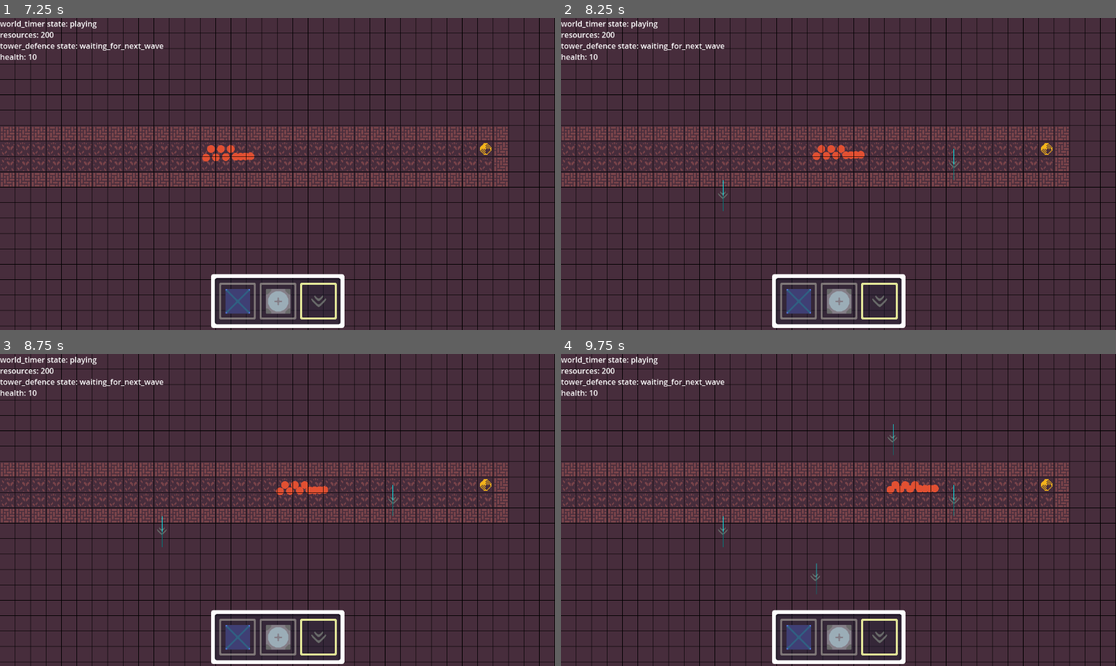
Above: before the commit, frames 1-4 (two rows, left to right).
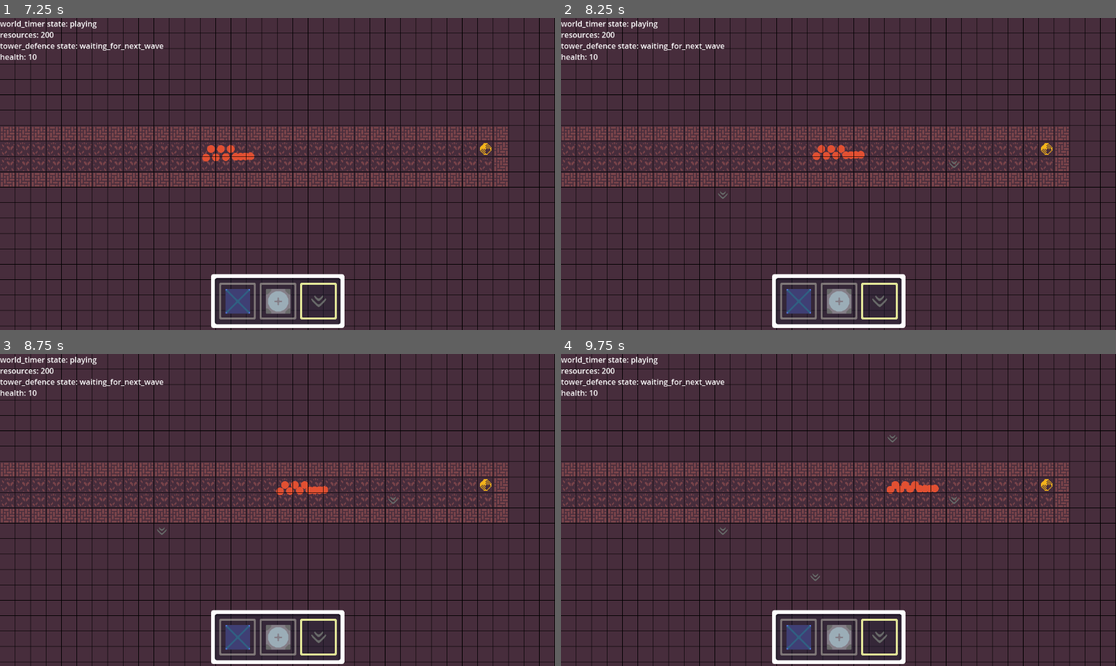
Above: after the commit, the same moments.

Repository: JeppeLindberg/Factory_tower_defence
Game: Godot game, scene res://scenes/main_scene.tscn
The game is run twice, just before and just after one commit, with the same random seed, the same clock (stepped at 60 frames per second) and the same inputs.
Inputs (mouse positions are in pixels of both pictures, inside the frame that each line leads up to):
- Up to frame 1 (7.25 s): click (238, 301) at 0.5 s; click (277, 301) at 1.27 s; click (316, 301) at 2.02 s; click (238, 301) at 2.75 s; click (277, 301) at 3.52 s; click (316, 301) at 4.27 s; click (238, 301) at 5 s; click (277, 301) at 5.77 s; click (316, 301) at 6.52 s
- Up to frame 2 (8.25 s): move the mouse to (960, 158) at 7.27 s; click (960, 158) at 7.42 s; move the mouse to (727, 189) at 8.02 s; click (727, 189) at 8.17 s
- Up to frame 3 (8.75 s): no input
- Up to frame 4 (9.75 s): move the mouse to (894, 441) at 8.77 s; click (894, 441) at 8.92 s; move the mouse to (810, 572) at 9.52 s; click (810, 572) at 9.67 s

Frame 1 is identical in both runs. In frame 2, less than 0.1% of the frame differs, in the area x 29-71%, y 41-62%; in frame 3, less than 0.1%; in frame 4, less than 0.1%, in the area x 29-71%, y 22-78%.

Commit message:
merge paths, connect to containers

Diff:
--- a/prefabs/container.tscn
+++ /dev/null
@@ -1,3 +0,0 @@
-[gd_scene format=3 uid="uid://cmbo13ptrvo80"]
-
-[node name="container" type="Node2D"]
--- a/prefabs/path.tscn
+++ /dev/null
@@ -1,6 +0,0 @@
-[gd_scene load_steps=2 format=3 uid="uid://balx2x0r8117f"]
-
-[sub_resource type="Curve2D" id="Curve2D_ygq6l"]
-
-[node name="path" type="Path2D"]
-curve = SubResource("Curve2D_ygq6l")
--- /dev/null
+++ b/prefabs/path/container.tscn
@@ -0,0 +1,6 @@
+[gd_scene load_steps=2 format=3 uid="uid://cmbo13ptrvo80"]
+
+[ext_resource type="Script" path="res://scripts/path/container.gd" id="1_mkk4h"]
+
+[node name="container" type="Node2D"]
+script = ExtResource("1_mkk4h")
--- /dev/null
+++ b/prefabs/path/conveyor.tscn
@@ -0,0 +1,6 @@
+[gd_scene load_steps=2 format=3 uid="uid://cw2ya87k1b81b"]
+
+[ext_resource type="Script" path="res://scripts/path/conveyor.gd" id="1_hww7t"]
+
+[node name="conveyor" type="Node2D"]
+script = ExtResource("1_hww7t")
--- /dev/null
+++ b/prefabs/path/path.tscn
@@ -0,0 +1,9 @@
+[gd_scene load_steps=3 format=3 uid="uid://balx2x0r8117f"]
+
+[ext_resource type="Script" path="res://scripts/path/path.gd" id="1_2ajir"]
+
+[sub_resource type="Curve2D" id="Curve2D_ygq6l"]
+
+[node name="path" type="Path2D"]
+curve = SubResource("Curve2D_ygq6l")
+script = ExtResource("1_2ajir")
--- a/scenes/main_scene.tscn
+++ b/scenes/main_scene.tscn
@@ -95,8 +95,9 @@
 
 [node name="paths" type="Node2D" parent="terrain"]
 script = ExtResource("11_lqva3")
-new_path_path = "res://prefabs/path.tscn"
-container_path = "res://prefabs/container.tscn"
+new_path_path = "res://prefabs/path/path.tscn"
+container_path = "res://prefabs/path/container.tscn"
+conveyor_path = "res://prefabs/path/conveyor.tscn"
 
 [node name="controller" type="Node2D" parent="."]
 script = ExtResource("1_v354r")
--- a/scripts/building.gd
+++ b/scripts/building.gd
@@ -3,14 +3,14 @@
 var _scene_paths := preload("res://scripts/library/scene_paths.gd").new()
 
 var _main_scene
-var _generic_building
+var generic_building
 
 var building_name
 var footprint
 
 func _ready():
 	_main_scene = get_node(_scene_paths.MAIN_SCENE)
-	_generic_building = get_node("generic_building")
+	generic_building = get_node("generic_building")
 
 func initialize(global_pos):
 	global_position = global_pos
--- a/scripts/buildings/resource_container.gd
+++ b/scripts/buildings/resource_container.gd
@@ -17,3 +17,7 @@
 		for y in range(_root_node.footprint.y):
 			var offset = Vector2i(x, y)
 			_paths.create_container(_main_scene.pos_to_cell_coord(_root_node.global_position) + offset, self)
+
+# Set the path that picks from this container
+func add_picker(picker):
+	print("add_picker")
--- a/scripts/buildings/transport/conveyor_belt.gd
+++ b/scripts/buildings/transport/conveyor_belt.gd
@@ -19,10 +19,6 @@
 	var this_coord = _main_scene.pos_to_cell_coord(global_position)
 	var next_coord = _main_scene.pos_to_cell_coord(global_position) + Vector2i.DOWN
 
-	connect_coords(prev_coord, this_coord)
-	connect_coords(this_coord, next_coord)
-
-
-# Connect the conveyor's path with new coordinates in the world
-func connect_coords(from_coord, to_coord):
-	_paths.connect_coords(from_coord, to_coord)
+	_paths.create_conveyor(this_coord, self)
+	_paths.connect_coords(prev_coord, this_coord)
+	_paths.connect_coords(this_coord, next_coord)
--- a/scripts/library/groups.gd
+++ b/scripts/library/groups.gd
@@ -9,3 +9,4 @@
 # Path groups
 const PATH: String = "path"
 const CONTAINER: String = "container"
+const CONVEYOR: String = "conveyor"
--- /dev/null
+++ b/scripts/path/container.gd
@@ -0,0 +1,3 @@
+extends Node2D
+
+var container
--- /dev/null
+++ b/scripts/path/conveyor.gd
@@ -0,0 +1,3 @@
+extends Node2D
+
+var conveyor
--- /dev/null
+++ b/scripts/path/path.gd
@@ -0,0 +1,3 @@
+extends Path2D
+
+var container
--- a/scripts/paths.gd
+++ b/scripts/paths.gd
@@ -5,6 +5,7 @@
 
 @export var new_path_path: String
 @export var container_path: String
+@export var conveyor_path: String
 
 var _main_scene
 var _terrain
@@ -41,80 +42,71 @@
 							container.global_position + Vector2.UP * 5,
 							Color.GREEN)
 
+# Create a node that describes a spot where resources can be deposited or retrieved
+func create_container(coord, container):
+	var new_container = _main_scene.create_node(container_path, self)
+	new_container.add_to_group(_groups.CONTAINER)
+	new_container.global_position = _coord_to_center_pos(coord)
+	new_container.container = container
+
+# Create a node that can transport resources between buildings
+func create_conveyor(coord, conveyor):
+	var new_conveyor = _main_scene.create_node(conveyor_path, self)
+	new_conveyor.add_to_group(_groups.CONVEYOR)
+	new_conveyor.global_position = _coord_to_center_pos(coord)
+	new_conveyor.conveyor = conveyor
 
 # Connect two coordinates with paths. Adapts to whatever situation is happening at the coordinates
 func connect_coords(from_coord, to_coord):
-	var merge_paths = _find_merge_paths(from_coord, to_coord)
-	if merge_paths:
-		_merge_paths(merge_paths[0], merge_paths[1])
+	var from_node = _find_transport_node(from_coord)
+	var to_node = _find_transport_node(to_coord)
+
+	if from_node == null or \
+		to_node == null:
 		return
 
-	var append_path = _find_append_path(from_coord)
-	if append_path:
-		_append_to_path(append_path, to_coord)
-		return
+	var new_path = _create_path(from_coord, to_coord)
 
-	var from_info = _terrain.get_cell(from_coord)
-	if from_info["building"] == null:
-		_start_new_path(from_coord, to_coord)
-		return
+	if from_node.is_in_group(_groups.CONTAINER):
+		from_node.container.add_picker(new_path)
+		new_path.container = from_node.container
 
-# Create a node that describes a spot where resources can be deposited or retrieved
-func create_container(coord, _container):
-	var new_container = _main_scene.create_node(container_path, self)
-	new_container.add_to_group(_groups.CONTAINER)
-	new_container.global_position = _coord_to_center_pos(coord)
+	_merge_all_paths()
 
-# Find a path that can be appended to from the current coordinate
-func _find_append_path(last_coord):
-	var last_pos = _coord_to_center_pos(last_coord)
+# Merge all paths in the system
+func _merge_all_paths():
+	var repeat = true
 
-	for path in _main_scene.get_children_in_group(self, _groups.PATH):
-		var last_point_index = path.curve.point_count - 1
-		if path.curve.get_point_position(last_point_index) == last_pos:
-			return path
+	while repeat:
+		repeat = false
 
-	return null
+		for path_end in _main_scene.get_children_in_group(self, _groups.PATH):
+			if repeat:
+				break
 
-# Find paths that can be merged with the coming coordinates
-func _find_merge_paths(from_coord, to_coord):
-	var from_pos = _coord_to_center_pos(from_coord)
-	var to_pos = _coord_to_center_pos(to_coord)
+			for path_begin in _main_scene.get_children_in_group(self, _groups.PATH):
+				if repeat:
+					break
 
-	var path_from_match_end = null
-	for path in _main_scene.get_children_in_group(self, _groups.PATH):
-		var last_point_index = path.curve.point_count - 1
-		if path.curve.get_point_position(last_point_index) == from_pos:
-			path_from_match_end = path
+				var end_index = path_end.curve.point_count - 1
+				var begin_index = 0
 
-	if !path_from_match_end:
-		return null
-
-	var path_to_match_begin = null
-	for path in _main_scene.get_children_in_group(self, _groups.PATH):
-		if path.curve.get_point_position(0) == to_pos:
-			path_to_match_begin = path
-
-	if !path_to_match_begin:
-		return null
-
-	return [path_from_match_end, path_to_match_begin]
-
-# Add to an existing path
-func _append_to_path(path, to_coord):
-	var to_pos = _coord_to_center_pos(to_coord)
-
-	path.curve.add_point(to_pos)
+				if path_end.curve.get_point_position(end_index) == path_begin.curve.get_point_position(begin_index):
+					_merge_paths(path_end, path_begin)
+					repeat = true
 
 # Add path_b curve to path_a, and delete path_b
 func _merge_paths(path_a, path_b):
 	for i in range(path_b.curve.point_count):
 		path_a.curve.add_point(path_b.curve.get_point_position(i))
 
+	if path_b.container:
+		path_b.container.add_picker(path_a)
+
 	path_b.queue_free()
 
 # Called when a new path is created, and instantiates it correctly
-func _start_new_path(from_coord, to_coord):
+func _create_path(from_coord, to_coord):
 	var from_pos = _coord_to_center_pos(from_coord)
 	var to_pos = _coord_to_center_pos(to_coord)
 
@@ -124,7 +116,18 @@
 	new_path.curve.add_point(from_pos)
 	new_path.curve.add_point(to_pos)
 
+	return new_path
+
 # Find the position of the center of a cell based on its coordinates
 func _coord_to_center_pos(coord):
 	var pos = _main_scene.cell_coord_to_pos(coord) + _main_scene.quadrant_size() * 0.5
 	return pos
+
+# Finds a transport node (container/conveyor) on the given position
+func _find_transport_node(coord):
+	var pos = _coord_to_center_pos(coord)
+	for child in get_children():
+		if child.global_position == pos:
+			return child
+
+	return null
